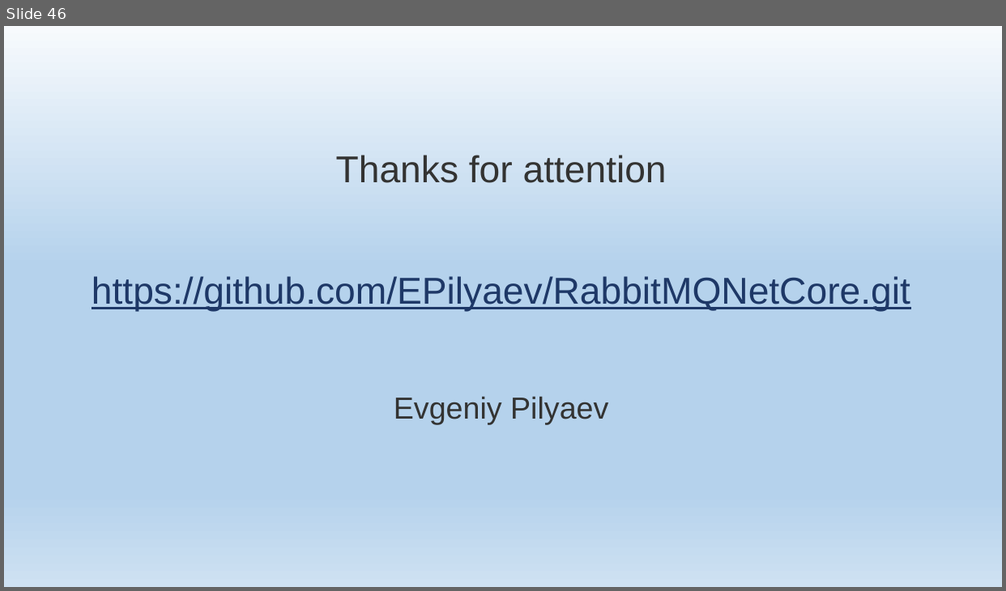
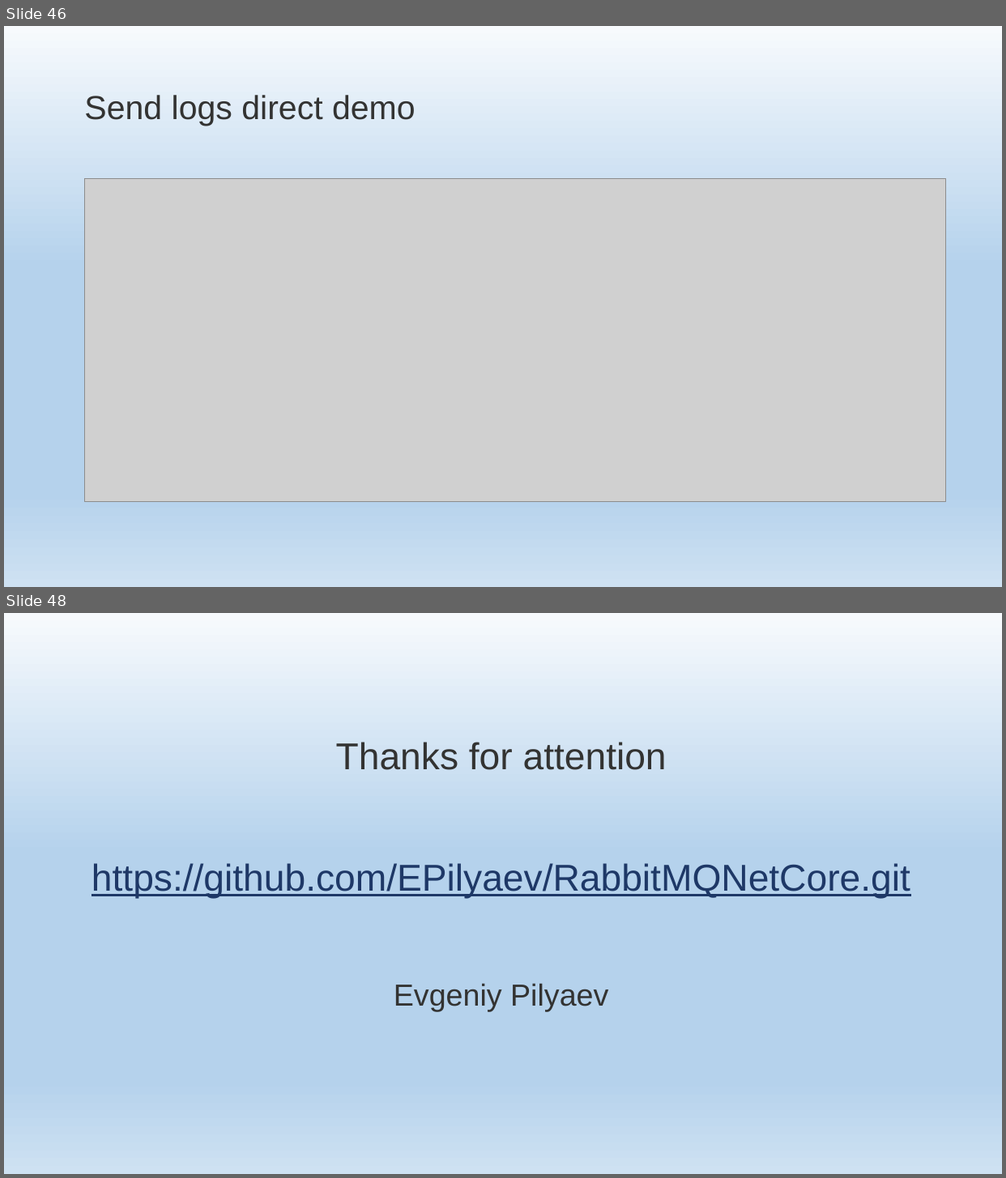
Before and after one commit to EPilyaev/RabbitMQNetCore, a slide deck: RabbitMQNetCore.pptm. Shown one above the other, each under a label of ours: slide 46 before the commit, slides 46 and 48 after it; the slides between them are not shown. The pictures are 1006x591 and 1006x1178 pixels, drawn with LibreOffice and Linux fonts; fonts in the diff are those of the drawing; grey boxes stand for pictures; background and template pictures are left out. Boxes give left, top, right and bottom in pixels: in the first picture for what was removed or moved away, otherwise in the second. Text is boxed around its words. In the diff, an @@ line names an element or a change of style, - is before the commit and + after.

Commit message:
Send receive logs demo

```diff
--- a/RabbitMQNetCore.pptm
+++ b/RabbitMQNetCore.pptm
@@ slide 46 added at <box>4,26,1002,587</box>, background gradient #F7FAFD to #B5D2EC to #CEE1F2 @@
@@ title added at <box>84,95,415,126</box>, 48 pt, text #333332 @@
+Send logs direct demo
@@ picture added at <box>84,178,945,501</box> @@
@@ what was slide 46 is now slide 48 @@
```
Also in this commit, not shown: 1 other slide added.
